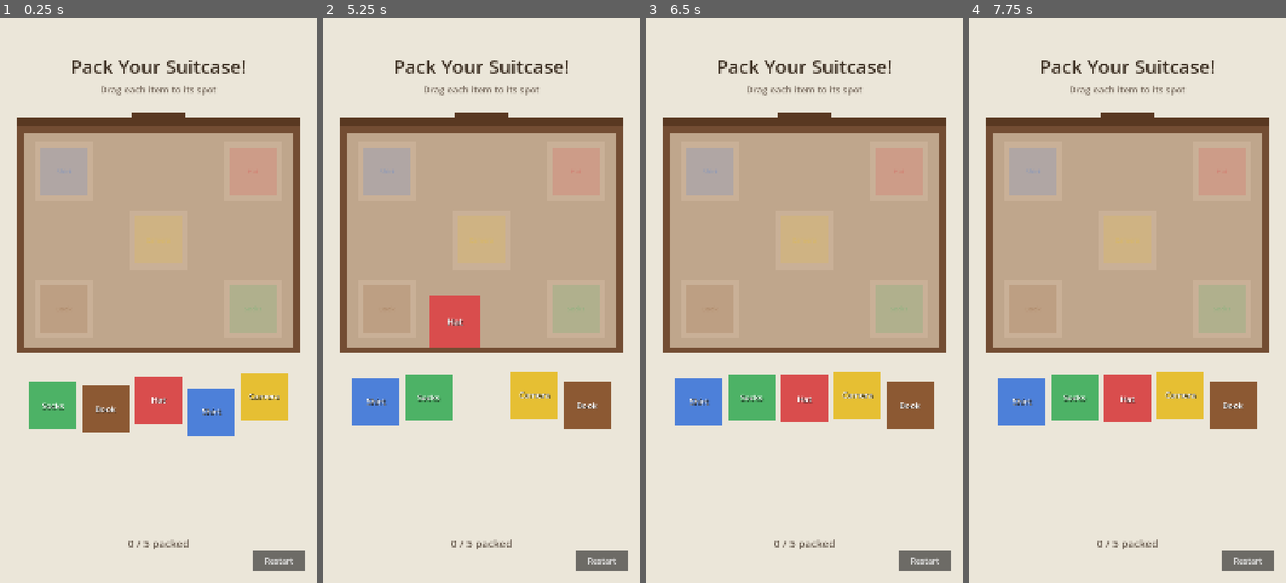
Above: before the commit, frames 1-4 (left to right).
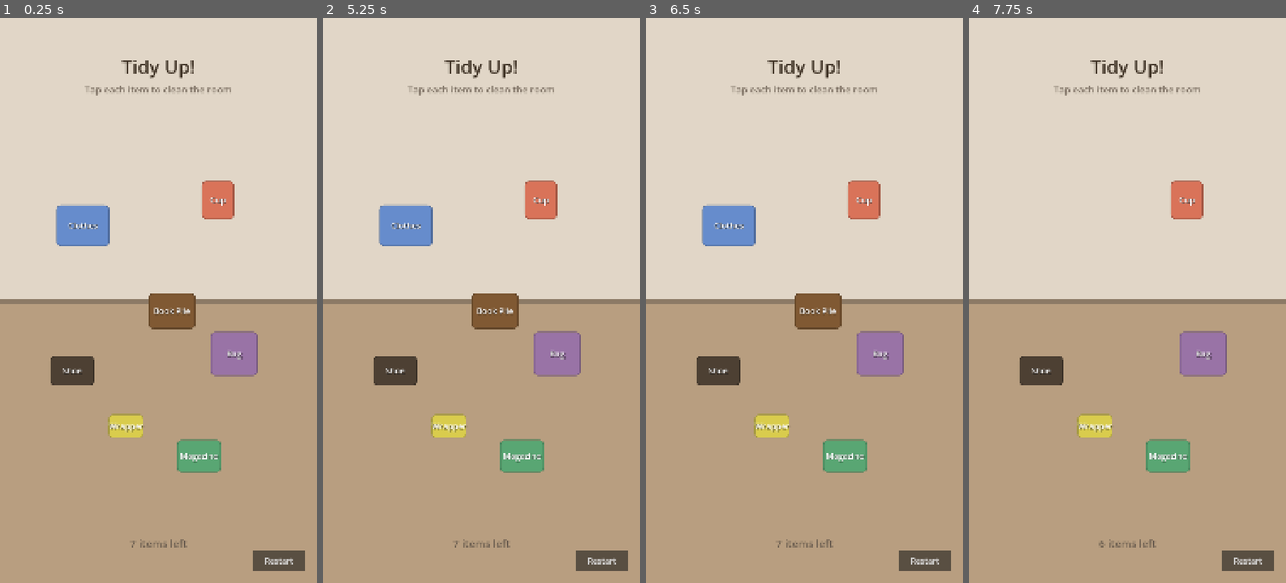
Above: after the commit, the same moments.

Repository: snottleDev/story-powered
Game: Godot game, scene res://prototypes/02_cleaning_room/cleaning_room.tscn
Same seed, same stepped clock (60 frames per second), same inputs: the game is played once before the commit and once after it. Before the commit the project starts from res://prototypes/01_suitcase_packing/suitcase_packing.tscn.
Inputs (mouse positions are in pixels of both pictures, inside the frame that each line leads up to):
- Up to frame 1 (0.25 s): no input
- Up to frame 2 (5.25 s): click "Restart" at 0.5 s; click "Restart" at 1.25 s; click "Restart" at 2 s; tap Enter at 2.75, 4.25 s; move the mouse to (551, 272) at 2.77 s; click (551, 272) at 2.92 s; tap Space at 3.5, 5 s; drag from (418, 328) to (465, 413) at 3.52 s; move the mouse to (513, 176) at 4.27 s; click (513, 176) at 4.42 s; drag from (465, 413) to (386, 215) at 5.02 s
- Up to frame 3 (6.5 s): move the mouse to (899, 385) at 5.77 s; click (899, 385) at 5.92 s
- Up to frame 4 (7.75 s): tap Enter at 6.5 s; drag from (1032, 215) to (1079, 159) at 6.52 s; tap Space at 7.25 s; move the mouse to (1143, 300) at 7.27 s; click (1143, 300) at 7.42 s

The runs differ from the first frame. In frame 1, 74% of the frame differs, in the area x 0-100%, y 7-100%; in frame 2, 76%; in frame 3, 74%; in frame 4, 74%.

Commit message:
Add Prototype 2: cleaning room tap-to-clear puzzle
Same three-part pattern as Prototype 1: JSON config + reusable engine +
thin visual wrapper. Seven clutter items scattered across a room backdrop.
Tap items to pop them away (scale-up then shrink-to-zero animation).
Progress counter tracks remaining items, success label on completion.

Supports optional textures with colored placeholder fallback.

Co-Authored-By: Claude Opus 4.6 <noreply@anthropic.com>

Diff:
--- a/project.godot
+++ b/project.godot
@@ -16,7 +16,7 @@
 
 config/name="Story-Powered"
 config/description="Interactive story game with data-driven narrative system"
-run/main_scene="res://prototypes/01_suitcase_packing/suitcase_packing.tscn"
+run/main_scene="res://prototypes/02_cleaning_room/cleaning_room.tscn"
 config/features=PackedStringArray("4.6", "Mobile")
 config/icon="res://icon.svg"
 
--- /dev/null
+++ b/prototypes/02_cleaning_room/cleaning_room.gd
@@ -0,0 +1,68 @@
+extends Node2D
+## Cleaning room puzzle — thin visual wrapper.
+## Builds a simple room backdrop, then hands off to the tap-to-clear engine.
+
+const TapToClearEngineScene = preload("res://prototypes/02_cleaning_room/tap_to_clear_engine.tscn")
+
+const SCREEN_W: float = 1080.0
+const SCREEN_H: float = 1920.0
+
+# Room layout — the floor/wall area where clutter is scattered
+const ROOM_TOP:    float = 300.0   # Below the title area
+const ROOM_BOTTOM: float = 1750.0  # Above the progress label
+
+
+func _ready() -> void:
+	_build_background()
+	_start_puzzle()
+
+
+# ── Background ──
+
+func _build_background() -> void:
+	# Wall (upper portion)
+	var wall := ColorRect.new()
+	wall.size = Vector2(SCREEN_W, ROOM_BOTTOM * 0.55)
+	wall.position = Vector2(0, 0)
+	wall.color = Color(0.88, 0.84, 0.78)
+	wall.z_index = -10
+	add_child(wall)
+
+	# Floor (lower portion) — slightly warmer/darker tone
+	var floor_rect := ColorRect.new()
+	floor_rect.size = Vector2(SCREEN_W, SCREEN_H - ROOM_BOTTOM * 0.55)
+	floor_rect.position = Vector2(0, ROOM_BOTTOM * 0.55)
+	floor_rect.color = Color(0.72, 0.62, 0.50)
+	floor_rect.z_index = -10
+	add_child(floor_rect)
+
+	# Baseboard — thin line where wall meets floor
+	var baseboard := ColorRect.new()
+	baseboard.size = Vector2(SCREEN_W, 12)
+	baseboard.position = Vector2(0, ROOM_BOTTOM * 0.55 - 6)
+	baseboard.color = Color(0.55, 0.48, 0.40)
+	baseboard.z_index = -9
+	add_child(baseboard)
+
+
+# ── Puzzle Engine ──
+
+func _start_puzzle() -> void:
+	var engine := TapToClearEngineScene.instantiate()
+
+	# Clutter area = the full room, below the title, above the progress label
+	var clutter_rect := Rect2(
+		80,          # Left margin
+		ROOM_TOP,    # Below title
+		SCREEN_W - 160,                   # Right margin
+		ROOM_BOTTOM - ROOM_TOP            # Full room height
+	)
+	engine.set_clutter_area(clutter_rect)
+
+	engine.load_puzzle("res://prototypes/02_cleaning_room/cleaning_room.json")
+	engine.puzzle_completed.connect(_on_puzzle_completed)
+	add_child(engine)
+
+
+func _on_puzzle_completed() -> void:
+	pass  # Hook for scene-specific celebration later
--- /dev/null
+++ b/prototypes/02_cleaning_room/cleaning_room.json
@@ -0,0 +1,57 @@
+{
+    "title": "Tidy Up!",
+    "subtitle": "Tap each item to clean the room",
+    "success_text": "Spotless!",
+    "background_color": [0.93, 0.90, 0.86],
+    "items": [
+        {
+            "id": "clothes",
+            "label": "Clothes",
+            "color": [0.4, 0.55, 0.80],
+            "size": [180, 140],
+            "position": [0.22, 0.28]
+        },
+        {
+            "id": "cup",
+            "label": "Cup",
+            "color": [0.85, 0.45, 0.35],
+            "size": [110, 130],
+            "position": [0.72, 0.22]
+        },
+        {
+            "id": "book_pile",
+            "label": "Books",
+            "color": [0.50, 0.35, 0.20],
+            "size": [160, 120],
+            "position": [0.55, 0.48]
+        },
+        {
+            "id": "shoe",
+            "label": "Shoe",
+            "color": [0.30, 0.25, 0.20],
+            "size": [150, 100],
+            "position": [0.18, 0.62]
+        },
+        {
+            "id": "bag",
+            "label": "Bag",
+            "color": [0.60, 0.45, 0.65],
+            "size": [160, 150],
+            "position": [0.78, 0.58]
+        },
+        {
+            "id": "wrapper",
+            "label": "Wrapper",
+            "color": [0.85, 0.80, 0.30],
+            "size": [120, 80],
+            "position": [0.38, 0.75]
+        },
+        {
+            "id": "magazine",
+            "label": "Magazine",
+            "color": [0.35, 0.65, 0.45],
+            "size": [150, 110],
+            "position": [0.65, 0.82]
+        }
+    ]
+}
--- /dev/null
+++ b/prototypes/02_cleaning_room/cleaning_room.tscn
@@ -0,0 +1,6 @@
+[gd_scene load_steps=2 format=3 uid="uid://cleaning_room"]
+
+[ext_resource type="Script" path="res://prototypes/02_cleaning_room/cleaning_room.gd" id="1_wrapper"]
+
+[node name="CleaningRoom" type="Node2D"]
+script = ExtResource("1_wrapper")
--- /dev/null
+++ b/prototypes/02_cleaning_room/tap_to_clear_engine.gd
@@ -0,0 +1,193 @@
+extends Node2D
+## Reusable tap-to-clear engine.
+## Reads a JSON config, spawns tappable clutter items across a defined area,
+## tracks how many have been removed, and emits puzzle_completed when all are gone.
+
+const TappableItem = preload("res://prototypes/02_cleaning_room/tappable_item.gd")
+
+const SCREEN_W: float = 1080.0
+const SCREEN_H: float = 1920.0
+
+signal puzzle_completed
+
+## Path to the JSON config file — can also be passed to load_puzzle() directly.
+@export_file("*.json") var puzzle_data_path: String
+
+var _puzzle_data: Dictionary = {}
+
+## The area within which items are positioned (percentage-based in JSON → pixels here).
+var _clutter_area: Rect2 = Rect2(0, 0, SCREEN_W, SCREEN_H)
+
+var _total_items: int = 0
+var _removed_count: int = 0
+
+var _progress_label: Label
+var _success_label: Label
+
+
+# ── Public API ──
+
+func set_clutter_area(rect: Rect2) -> void:
+	## Define the pixel area where items will be placed.
+	## Call this before load_puzzle().
+	_clutter_area = rect
+
+
+func load_puzzle(path: String = "") -> void:
+	## Load the puzzle from a JSON file and build the scene.
+	if path != "":
+		puzzle_data_path = path
+	assert(puzzle_data_path != "", "tap_to_clear_engine: No puzzle_data_path set.")
+
+	var file := FileAccess.open(puzzle_data_path, FileAccess.READ)
+	assert(file != null, "tap_to_clear_engine: Could not open: " + puzzle_data_path)
+
+	var json := JSON.new()
+	var err := json.parse(file.get_as_text())
+	assert(err == OK, "tap_to_clear_engine: JSON parse error: " + json.get_error_message())
+	_puzzle_data = json.data
+
+	_total_items = _puzzle_data.items.size()
+
+	_build_title()
+	_build_items()
+	_build_progress_label()
+	_build_success_label()
+	_build_restart_button()
+
+
+# ── Title ──
+
+func _build_title() -> void:
+	var title := Label.new()
+	title.text = _puzzle_data.get("title", "")
+	title.horizontal_alignment = HORIZONTAL_ALIGNMENT_CENTER
+	title.size = Vector2(SCREEN_W, 100)
+	title.position = Vector2(0, 120)
+	title.add_theme_font_size_override("font_size", 64)
+	title.add_theme_color_override("font_color", Color(0.25, 0.2, 0.15))
+	add_child(title)
+
+	var subtitle_text: String = _puzzle_data.get("subtitle", "")
+	if subtitle_text != "":
+		var subtitle := Label.new()
+		subtitle.text = subtitle_text
+		subtitle.horizontal_alignment = HORIZONTAL_ALIGNMENT_CENTER
+		subtitle.size = Vector2(SCREEN_W, 60)
+		subtitle.position = Vector2(0, 220)
+		subtitle.add_theme_font_size_override("font_size", 32)
+		subtitle.add_theme_color_override("font_color", Color(0.5, 0.45, 0.4))
+		add_child(subtitle)
+
+
+# ── Items ──
+
+func _build_items() -> void:
+	for item_def in _puzzle_data.items:
+		var item := _create_item(item_def)
+		add_child(item)
+
+
+func _create_item(item_def: Dictionary) -> Node2D:
+	# Convert percentage position to pixel position within the clutter area
+	var pct: Array = item_def.position
+	var px := Vector2(
+		_clutter_area.position.x + _clutter_area.size.x * pct[0],
+		_clutter_area.position.y + _clutter_area.size.y * pct[1]
+	)
+
+	# Try loading a texture if the JSON specifies one
+	var texture: Texture2D = null
+	if item_def.has("texture") and ResourceLoader.exists(item_def.texture):
+		texture = load(item_def.texture)
+
+	var c: Array = item_def.color
+	var sz: Array = item_def.size
+
+	var item := Node2D.new()
+	item.set_script(TappableItem)
+	item.position = px
+	item.item_id    = item_def.id
+	item.item_color = Color(c[0], c[1], c[2])
+	item.item_size  = Vector2(sz[0], sz[1])
+	item.item_texture = texture  # null is fine — triggers placeholder
+	item.item_removed.connect(_on_item_removed)
+
+	return item
+
+
+# ── Progress ──
+
+func _build_progress_label() -> void:
+	_progress_label = Label.new()
+	_progress_label.horizontal_alignment = HORIZONTAL_ALIGNMENT_CENTER
+	_progress_label.size = Vector2(SCREEN_W, 60)
+	_progress_label.position = Vector2(0, SCREEN_H - 160)
+	_progress_label.add_theme_font_size_override("font_size", 36)
+	_progress_label.add_theme_color_override("font_color", Color(0.4, 0.35, 0.3))
+	add_child(_progress_label)
+	_update_progress()
+
+
+func _update_progress() -> void:
+	var remaining := _total_items - _removed_count
+	_progress_label.text = "%d item%s left" % [remaining, "s" if remaining != 1 else ""]
+
+
+# ── Success ──
+
+func _build_success_label() -> void:
+	var success_text: String = _puzzle_data.get("success_text", "Done!")
+	_success_label = Label.new()
+	_success_label.text = success_text
+	_success_label.horizontal_alignment = HORIZONTAL_ALIGNMENT_CENTER
+	_success_label.vertical_alignment   = VERTICAL_ALIGNMENT_CENTER
+	_success_label.size     = Vector2(600, 120)
+	_success_label.position = Vector2(SCREEN_W / 2 - 300, SCREEN_H / 2 - 60)
+	_success_label.add_theme_font_size_override("font_size", 80)
+	_success_label.add_theme_color_override("font_color", Color(0.2, 0.65, 0.3))
+	_success_label.add_theme_color_override("font_shadow_color", Color(0, 0, 0, 0.3))
+	_success_label.add_theme_constant_override("shadow_offset_x", 3)
+	_success_label.add_theme_constant_override("shadow_offset_y", 3)
+	_success_label.modulate.a = 0.0   # Hidden until success
+	_success_label.z_index = 200
+	add_child(_success_label)
+
+
+func _play_success() -> void:
+	await get_tree().create_timer(0.2).timeout
+
+	var tween := create_tween()
+	tween.tween_property(_success_label, "modulate:a", 1.0, 0.4) \
+		.set_ease(Tween.EASE_OUT)
+	tween.tween_property(_success_label, "scale", Vector2(1.05, 1.05), 0.2) \
+		.set_ease(Tween.EASE_OUT).set_trans(Tween.TRANS_BACK)
+	tween.tween_property(_success_label, "scale", Vector2(1.0, 1.0), 0.15)
+
+	puzzle_completed.emit()
+
+
+# ── Restart ──
+
+func _build_restart_button() -> void:
+	var button := Button.new()
+	button.text = "Restart"
+	button.size = Vector2(180, 70)
+	button.position = Vector2(SCREEN_W - 180 - 40, SCREEN_H - 70 - 40)
+	button.add_theme_font_size_override("font_size", 28)
+	button.z_index = 200
+	button.pressed.connect(_on_restart)
+	add_child(button)
+
+
+func _on_restart() -> void:
+	get_tree().reload_current_scene()
+
+
+# ── Callbacks ──
+
+func _on_item_removed(_item_id: String) -> void:
+	_removed_count += 1
+	_update_progress()
+	if _removed_count >= _total_items:
+		_play_success()
--- /dev/null
+++ b/prototypes/02_cleaning_room/tap_to_clear_engine.tscn
@@ -0,0 +1,6 @@
+[gd_scene load_steps=2 format=3 uid="uid://tap_to_clear_engine"]
+
+[ext_resource type="Script" path="res://prototypes/02_cleaning_room/tap_to_clear_engine.gd" id="1_engine"]
+
+[node name="TapToClearEngine" type="Node2D"]
+script = ExtResource("1_engine")
--- /dev/null
+++ b/prototypes/02_cleaning_room/tappable_item.gd
@@ -0,0 +1,129 @@
+extends Node2D
+## A single tappable clutter item.
+## Tap it → plays a pop-and-disappear animation → emits item_removed.
+## Supports an optional texture; falls back to a colored placeholder with label.
+
+signal item_removed(item_id: String)
+
+@export var item_id: String = ""
+@export var item_color: Color = Color.WHITE
+@export var item_size: Vector2 = Vector2(160, 160)
+
+## Optional texture — set by the engine after load. If null, uses placeholder.
+var item_texture: Texture2D = null
+
+var _is_removed: bool = false  # Guard against double-taps during animation
+
+
+func _ready() -> void:
+	_build_visual()
+
+
+# ── Visual ──
+
+func _build_visual() -> void:
+	if item_texture != null:
+		_build_sprite_visual()
+	else:
+		_build_placeholder_visual()
+
+
+func _build_sprite_visual() -> void:
+	# Derive size from the texture so layout is accurate
+	item_size = item_texture.get_size()
+	var sprite := Sprite2D.new()
+	sprite.texture = item_texture
+	# Sprite2D centers on its parent Node2D automatically
+	add_child(sprite)
+
+
+func _build_placeholder_visual() -> void:
+	# Colored rounded rectangle
+	var panel := Panel.new()
+	panel.size = item_size
+	panel.position = -item_size / 2  # Center on this node
+
+	var style := StyleBoxFlat.new()
+	style.bg_color = item_color
+	style.corner_radius_top_left    = 14
+	style.corner_radius_top_right   = 14
+	style.corner_radius_bottom_left = 14
+	style.corner_radius_bottom_right = 14
+	style.border_width_left   = 3
+	style.border_width_top    = 3
+	style.border_width_right  = 3
+	style.border_width_bottom = 3
+	style.border_color = item_color.darkened(0.25)
+	panel.add_theme_stylebox_override("panel", style)
+	add_child(panel)
+
+	# Label centered in the rectangle
+	var label := Label.new()
+	label.text = item_id.capitalize()
+	label.horizontal_alignment = HORIZONTAL_ALIGNMENT_CENTER
+	label.vertical_alignment   = VERTICAL_ALIGNMENT_CENTER
+	label.size     = item_size
+	label.position = -item_size / 2
+	label.add_theme_font_size_override("font_size", 28)
+	label.add_theme_color_override("font_color", Color.WHITE)
+	label.add_theme_color_override("font_shadow_color", Color(0, 0, 0, 0.4))
+	label.add_theme_constant_override("shadow_offset_x", 2)
+	label.add_theme_constant_override("shadow_offset_y", 2)
+	add_child(label)
+
+
+# ── Input ──
+
+func _input(event: InputEvent) -> void:
+	if _is_removed:
+		return
+
+	var tapped := false
+
+	# Touch (device)
+	if event is InputEventScreenTouch and event.pressed:
+		if _is_point_inside(event.position):
+			tapped = true
+			get_viewport().set_input_as_handled()
+
+	# Mouse (desktop testing)
+	elif event is InputEventMouseButton:
+		if event.button_index == MOUSE_BUTTON_LEFT and event.pressed:
+			if _is_point_inside(event.position):
+				tapped = true
+				get_viewport().set_input_as_handled()
+
+	if tapped:
+		_play_remove_animation()
+
+
+func _is_point_inside(point: Vector2) -> bool:
+	# Hit area is the item rectangle centered on this node's global position
+	var half := item_size / 2
+	var rect := Rect2(global_position - half, item_size)
+	return rect.has_point(point)
+
+
+# ── Animation ──
+
+func _play_remove_animation() -> void:
+	_is_removed = true  # Block further taps immediately
+
+	# Quick pop: scale up slightly, then shrink to nothing while fading out
+	var tween := create_tween()
+	tween.set_parallel(true)
+	# Pop up
+	tween.tween_property(self, "scale", Vector2(1.15, 1.15), 0.08) \
+		.set_ease(Tween.EASE_OUT)
+	# Then shrink to zero and fade out
+	tween.chain().tween_property(self, "scale", Vector2(0.0, 0.0), 0.18) \
+		.set_ease(Tween.EASE_IN).set_trans(Tween.TRANS_BACK)
+	tween.chain().tween_property(self, "modulate:a", 0.0, 0.15) \
+		.set_ease(Tween.EASE_IN)
+	# Emit signal after animation finishes
+	tween.chain().tween_callback(_on_remove_complete)
+
+
+func _on_remove_complete() -> void:
+	item_removed.emit(item_id)
+	queue_free()  # Remove from scene tree — it's gone
